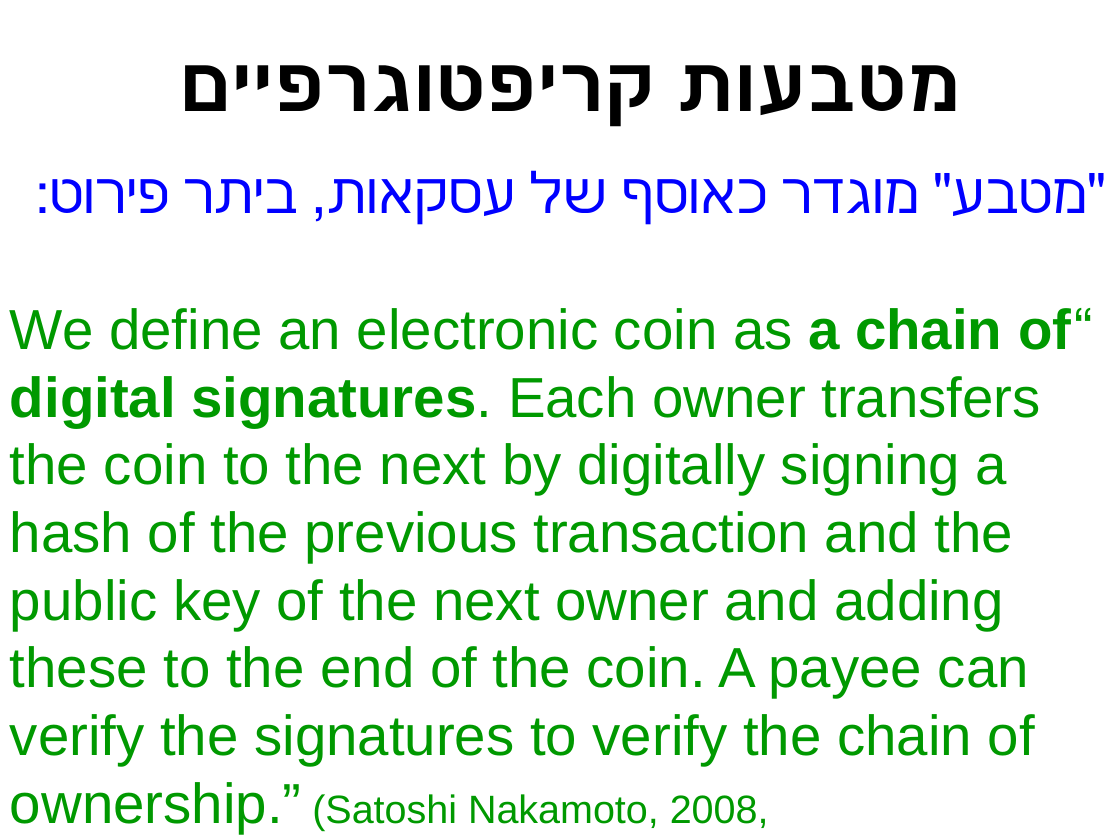
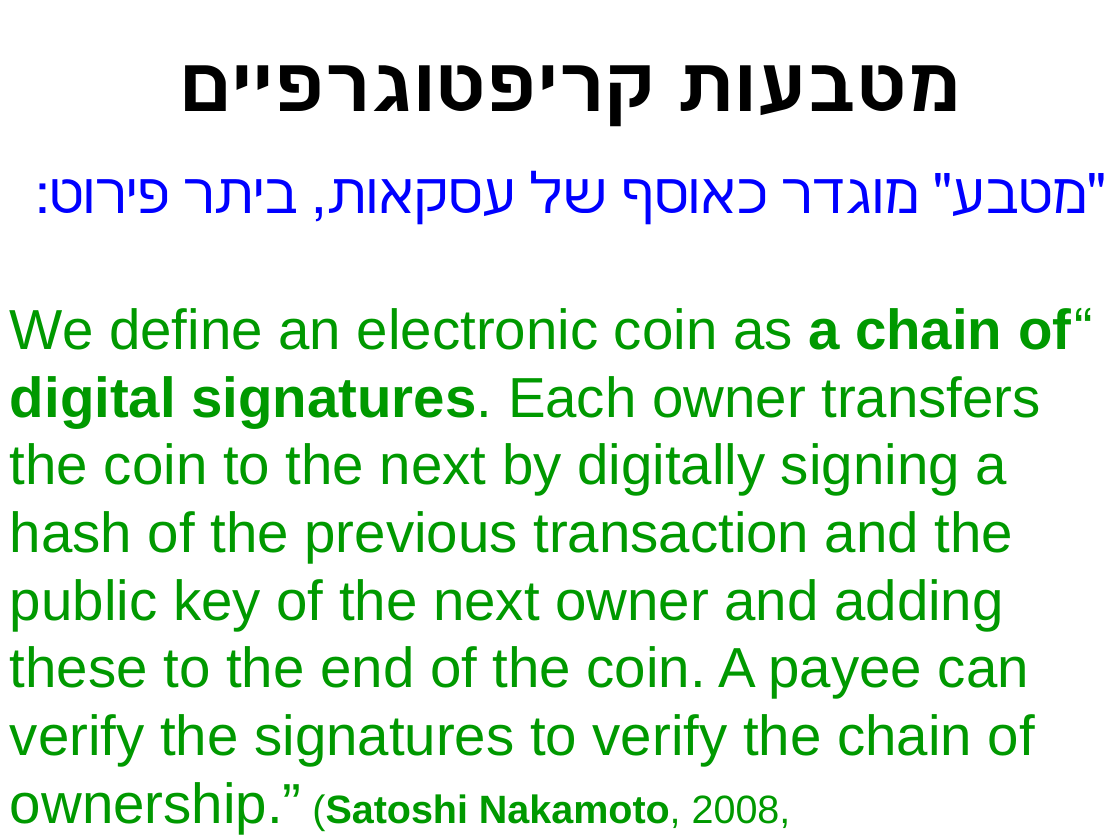
Before and after one commit to erelsgl-at-ariel/algorithms2m-5778, a slide deck: slide 10 of week11-bitcoin/slides.odp. Drawn at 1120x840 pixels with LibreOffice and Linux fonts; fonts in the diff are those of the drawing. Boxes give left, top, right and bottom in pixels: in the first picture for what was removed or moved away, otherwise in the second. Text is boxed around its words. In the diff, an @@ line names an element or a change of style, - is before the commit and + after.

Commit message:
bitcoin and ethereum

```diff
--- a/week11-bitcoin/slides.odp
+++ b/week11-bitcoin/slides.odp
@@ text at <box>10,308,1071,833</box>: bold on in "(Satoshi Nakamoto," @@
```
Also in this commit, not shown: 1 other slide changed, 6 other files.
